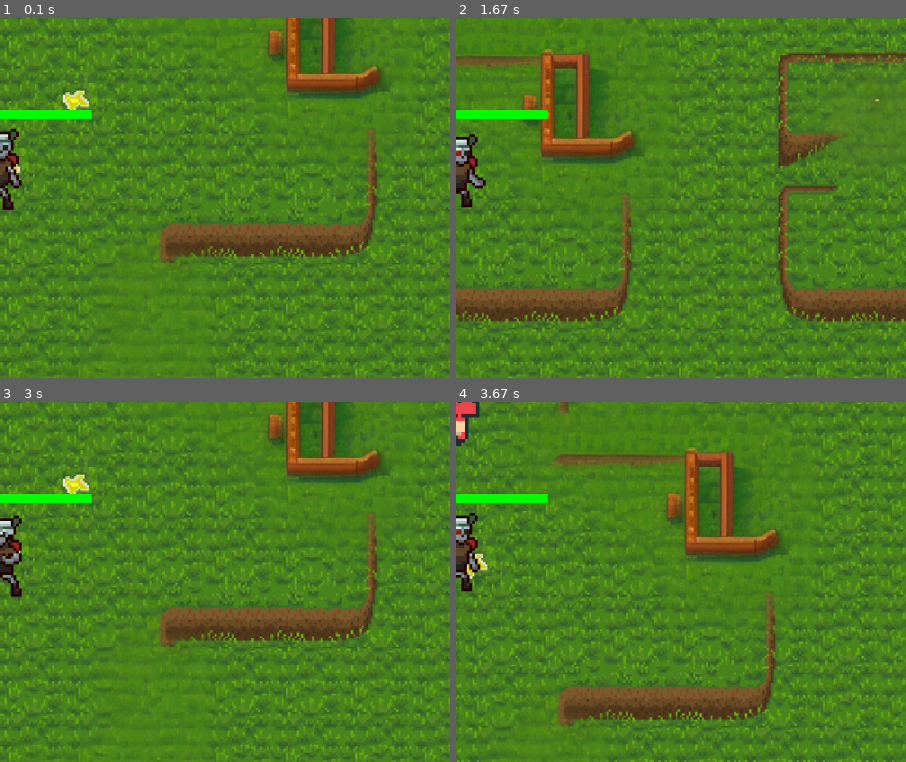
Above: before the commit, frames 1-4 (two rows, left to right).
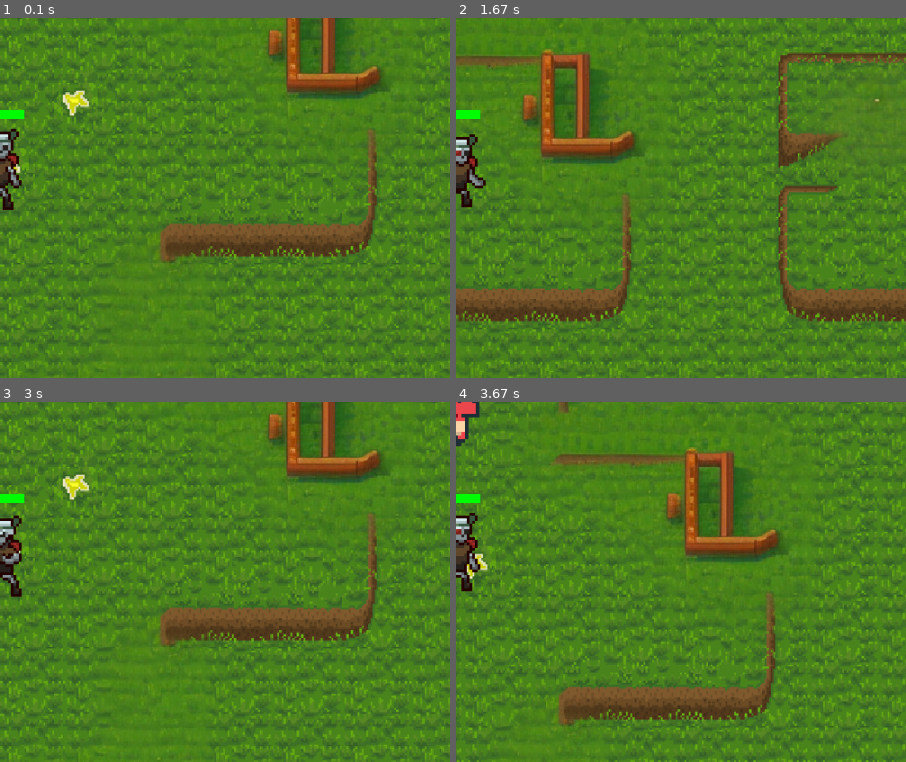
Above: after the commit, the same moments.

Repository: sunwindsss/Pygame-Projekts
Game: pygame game, started from entry.py
Same seed, same stepped clock (60 frames per second), same inputs: the game is played once before the commit and once after it.
Inputs:
- Up to frame 1 (0.1 s): no input
- Up to frame 2 (1.67 s): hold D 0.33-0.8 s; hold W 0.83-1.13 s; tap Space at 0.9, 1.23, 1.53 s; hold D 1.17-1.63 s
- Up to frame 3 (3 s): hold A 1.67-2.2 s; tap Space at 1.73, 2.03, 2.3, 2.63, 2.93 s; hold S 2.23-2.53 s; hold A 2.57-2.97 s
- Up to frame 4 (3.67 s): hold W 3-3.37 s; tap Space at 3.07, 3.47 s; hold D from 3.4 s (still down)
The pictures show only the part of the screen within x 50-100%, y 30-80%; the shares and areas given below are measured in that part.

The runs differ from the first frame. In frame 1, 0.4% of the frame differs, in the area x 5-21%, y 25-29%; in frame 2, 0.4%; in frame 3, 0.4%; in frame 4, 0.4%.

Commit message:
micro-patch
changed player health back to 100

Diff:
--- a/entry.py
+++ b/entry.py
@@ -507,7 +507,7 @@
 
     player = pygame.Rect(icon_x, icon_y, PLAYER_WIDTH/3,PLAYER_HEIGHT/2)
     health_bar = HealthBar(250, 250, 300, 40, 100)
-    player_health = 250
+    player_health = 100
 
 
     enemy1_coordinate = enemy_spawn(player)
